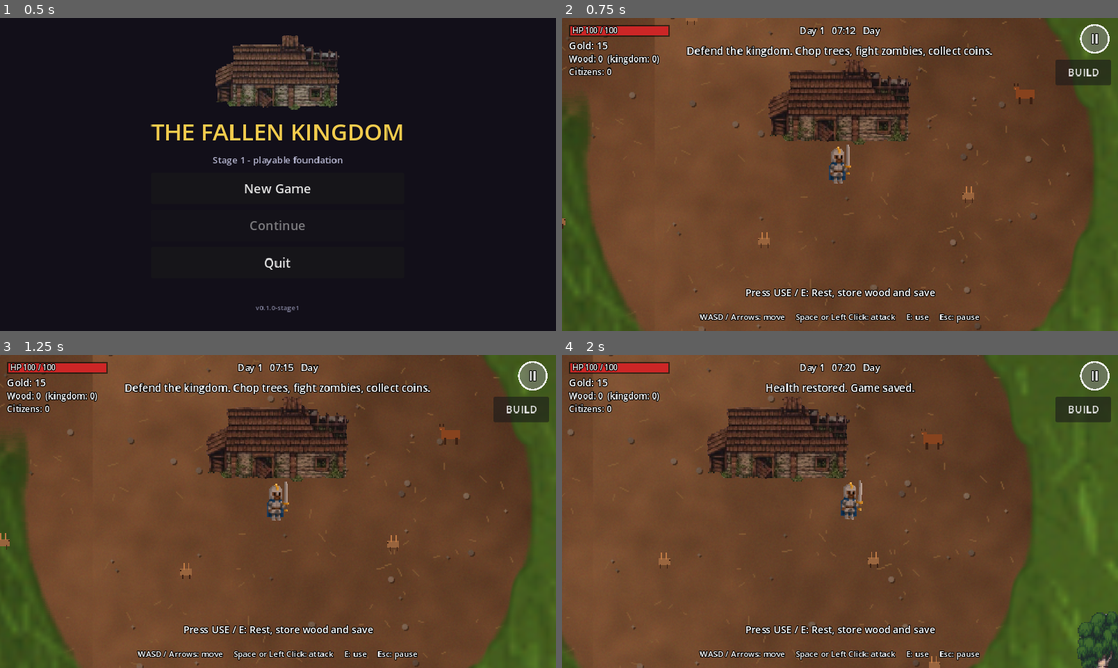
Above: before the commit, frames 1-4 (two rows, left to right).
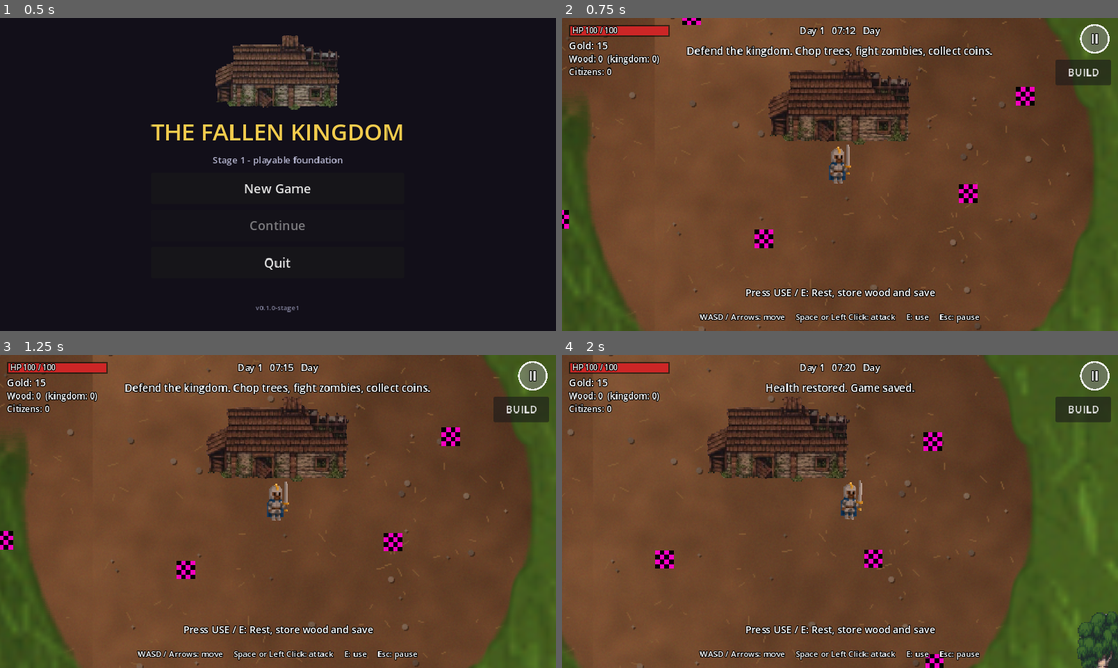
Above: after the commit, the same moments.

Repository: afie-boop/The-Fallen-Kingdom
Game: Godot game, scene res://scenes/main_menu.tscn
Same seed, same stepped clock (60 frames per second), same inputs: the game is played once before the commit and once after it.
Inputs (mouse positions are in pixels of both pictures, inside the frame that each line leads up to):
- Up to frame 1 (0.5 s): no input
- Up to frame 2 (0.75 s): click "New Game" at 0.5 s
- Up to frame 3 (1.25 s): no input
- Up to frame 4 (2 s): move the mouse to (962, 495) at 1.27 s; hold D from 1.28 s (still down); tap E at 1.35 s; click (962, 495) at 1.42 s; tap Space at 1.52 s

Frame 1 is identical in both runs. In frame 2, 0.8% of the frame differs, in the area x 0-85%, y 0-74%; in frame 3, 0.7%; in frame 4, 0.7%.

Commit message:
Use uploaded deer and rabbit art for wildlife

Diff:
--- a/extracted/The-Fallen-Kingdom/scripts/wildlife.gd
+++ b/extracted/The-Fallen-Kingdom/scripts/wildlife.gd
@@ -70,37 +70,6 @@
     return false
 
 static func _make_texture(kind: String) -> Texture2D:
-    var w: int = 24 if kind == "deer" else 16
-    var h: int = 20 if kind == "deer" else 14
-    var img := Image.create(w, h, false, Image.FORMAT_RGBA8)
-    img.fill(Color(0, 0, 0, 0))
-    var body := Color(0.55, 0.32, 0.16) if kind == "deer" else Color(0.62, 0.48, 0.32)
-    var dark := Color(0.25, 0.16, 0.1)
-    var light := Color(0.78, 0.58, 0.35)
     if kind == "deer":
-        for y in range(6, 14):
-            for x in range(4, 20):
-                img.set_pixel(x, y, body)
-        for x in [6, 16]:
-            for y in range(13, 19):
-                img.set_pixel(x, y, dark)
-                img.set_pixel(x + 1, y, dark)
-        for x in range(17, 22):
-            img.set_pixel(x, 4, body)
-            img.set_pixel(x, 5, body)
-        for x in [18, 21]:
-            img.set_pixel(x, 1, dark)
-            img.set_pixel(x, 2, dark)
-        img.set_pixel(20, 5, light)
-    else:
-        for y in range(5, 11):
-            for x in range(3, 13):
-                img.set_pixel(x, y, body)
-        for x in [4, 10]:
-            for y in range(10, 14):
-                img.set_pixel(x, y, dark)
-        for x in [5, 9]:
-            for y in range(0, 6):
-                img.set_pixel(x, y, light)
-        img.set_pixel(12, 6, dark)
-    return ImageTexture.create_from_image(img)
+        return PixelArt.file_tex("res://assets/animals/IMG_c6952660-aa86-4aec-b154-2b02a2423a6f.png")
+    return PixelArt.file_tex("res://assets/animals/pixel-art-rabbit-icons-easter-bunny-vector-illustration-pixel-art-rabbit-icons-108230666.jpg")
